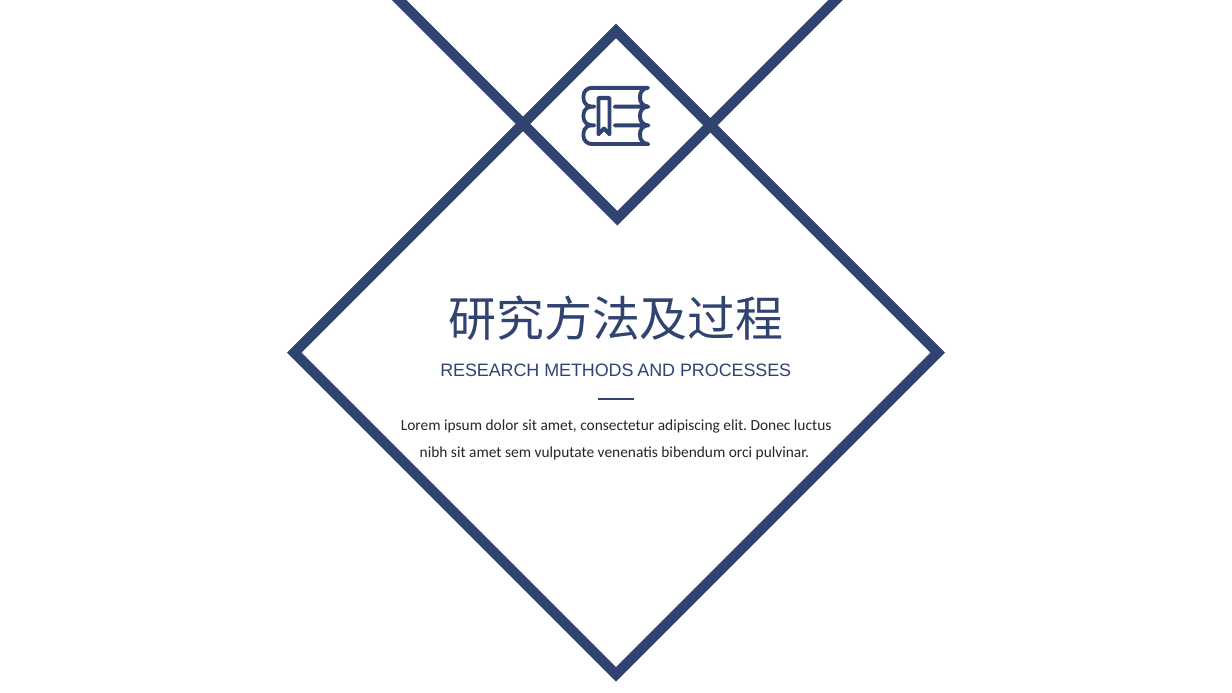
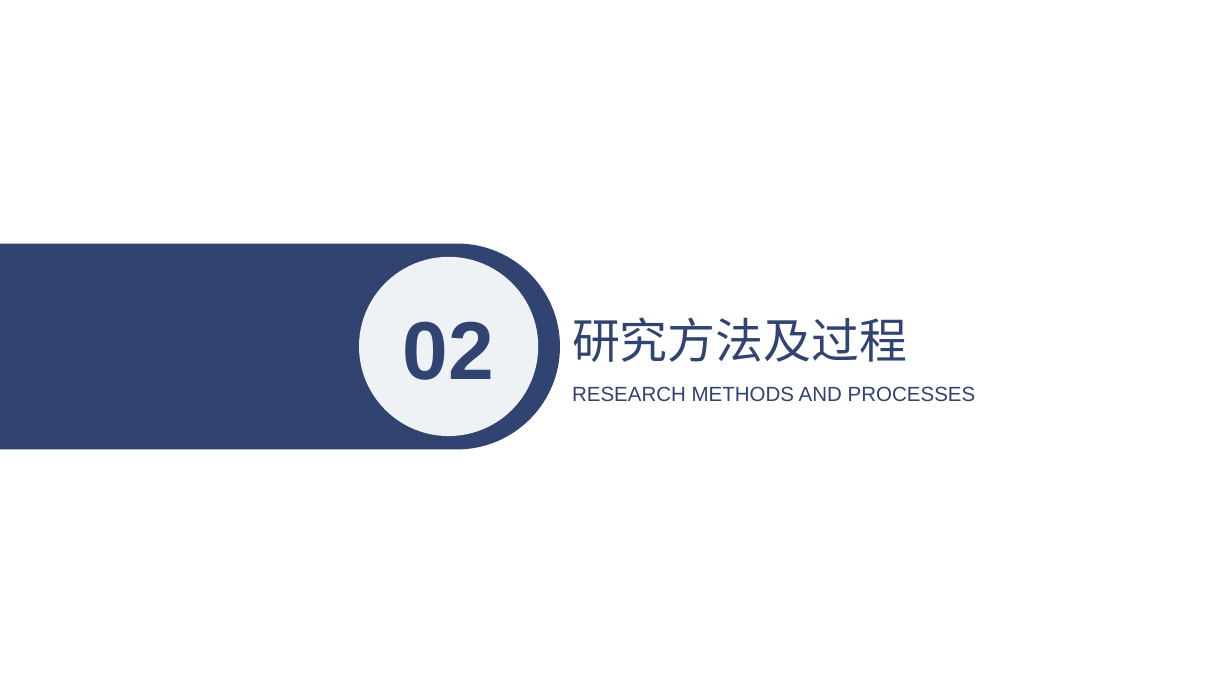
Before and after one commit to yxm785872911/paper, a slide deck: slide 7 of 答辩ppt初稿.pptx. Drawn at 1232x693 pixels with LibreOffice and Linux fonts; fonts in the diff are those of the drawing. Boxes give left, top, right and bottom in pixels: in the first picture for what was removed or moved away, otherwise in the second. Text is boxed around its words. In the diff, an @@ line names an element or a change of style, - is before the commit and + after.

```diff
--- a/答辩ppt初稿.pptx
+++ b/答辩ppt初稿.pptx
@@ freeform shape removed at (336, 0, 898, 218) @@
@@ diamond removed at (294, 31, 938, 674) @@
@@ freeform shape removed at (582, 86, 650, 147) @@
@@ freeform shape removed at (596, 96, 611, 137) @@
@@ freeform shape added at (0, 244, 561, 450), fill #304371 @@
@@ ellipse added at (359, 256, 538, 436), fill #EEF2F5, 48 pt, text #304371, bold @@
+02
@@ text "研究方法及过程": place and size @@
-text "研究方法及过程" at (449, 295, 784, 340)
+text "研究方法及过程" at (572, 317, 907, 362)
@@ text "研究方法及过程" at (572, 317, 907, 362): alignment centre to left @@
@@ text "RESEARCH METHODS AND PROCESSES": place and size @@
-text "RESEARCH METHODS AND PROCESSES" at (440, 363, 791, 376)
+text "RESEARCH METHODS AND PROCESSES" at (572, 386, 976, 401)
@@ text "RESEARCH METHODS AND PROCESSES" at (572, 386, 976, 401): size 10.5 to 12 pt; alignment centre to left @@
@@ text removed at (401, 419, 831, 460) @@
-Lorem ipsum dolor sit amet, consectetur adipiscing elit. Donec luctus nibh sit amet sem vulputate venenatis bibendum orci pulvinar.
@@ line removed from (599, 399) to (633, 399) @@
```
Also in this commit, not shown: 6 other slides changed, 4 slides added, 3 other files.
